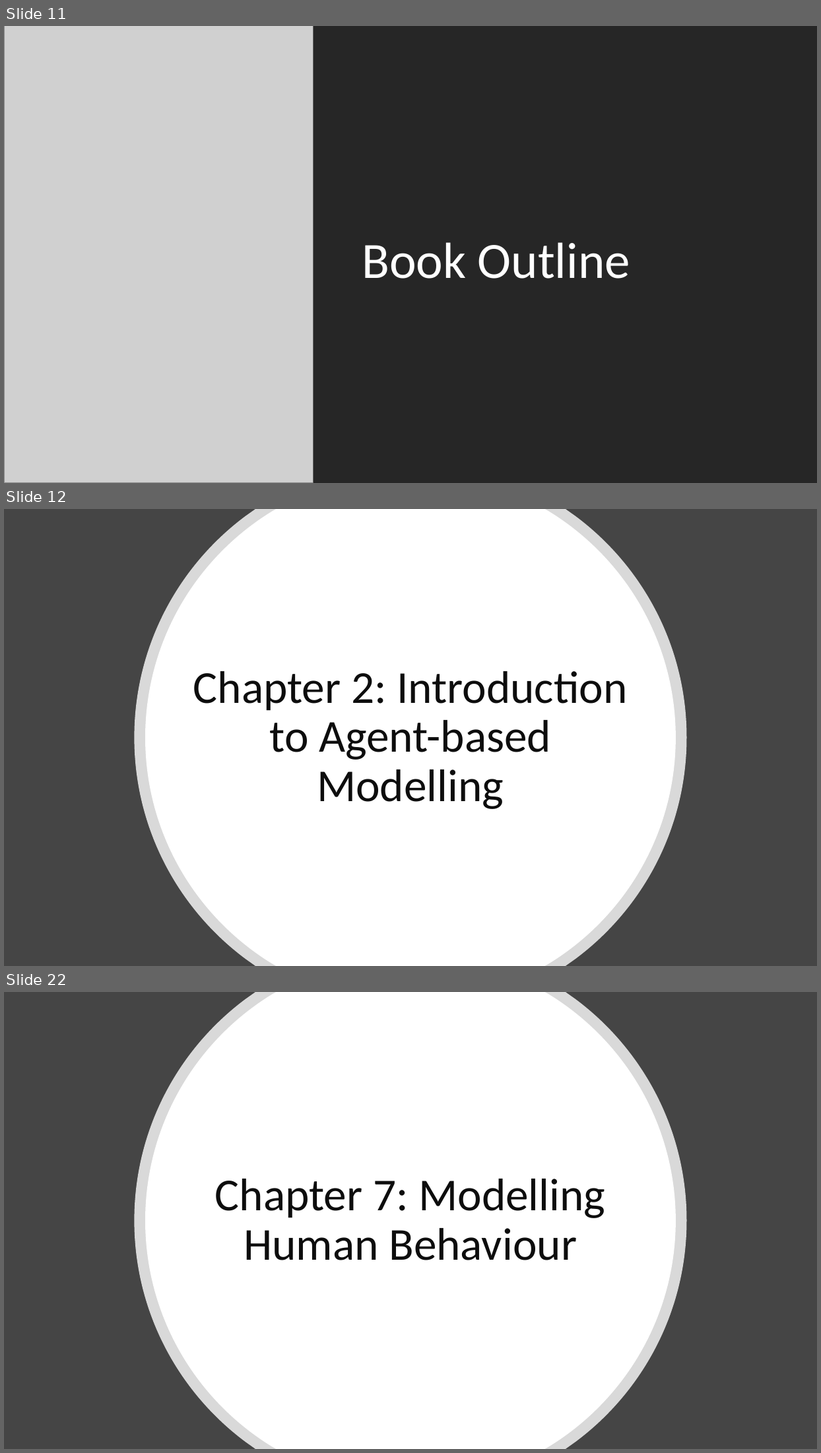
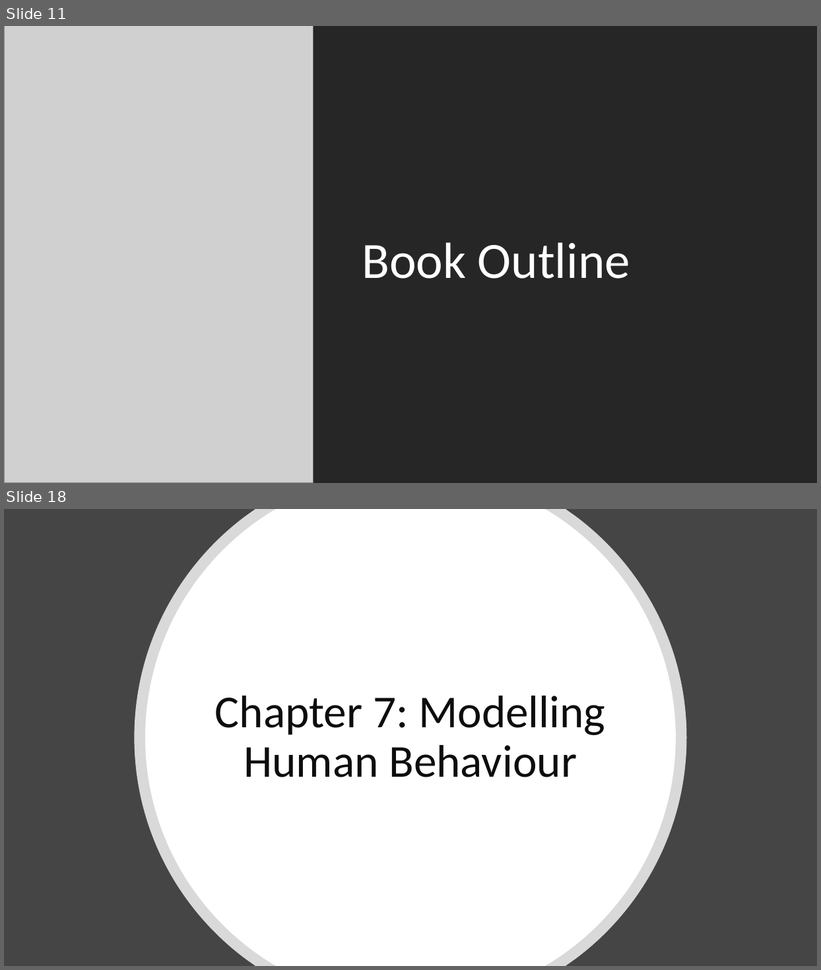
Before and after one commit to abmgis/abmgis, a slide deck: Chapter01-ABMGIS/Chapter1.pptx. Shown one above the other, each under a label of ours: slides 11, 12 and 22 before the commit, slides 11 and 18 after it; the slides between them are not shown. The pictures are 821x1453 and 821x970 pixels, drawn with LibreOffice and Linux fonts; fonts in the diff are those of the drawing; grey boxes stand for pictures. Boxes give left, top, right and bottom in pixels: in the first picture for what was removed or moved away, otherwise in the second. Text is boxed around its words. In the diff, an @@ line names an element or a change of style, - is before the commit and + after.

```diff
--- a/Chapter01-ABMGIS/Chapter1.pptx
+++ b/Chapter01-ABMGIS/Chapter1.pptx
@@ slide 12 removed at bbox=[4, 509, 817, 966], background #454545 @@
@@ freeform shape removed at bbox=[135, 509, 687, 966] @@
@@ freeform shape removed at bbox=[145, 509, 677, 966] @@
@@ title removed at bbox=[193, 671, 627, 809] @@
-Chapter 2: Introduction to Agent-based Modelling
@@ what was slide 22 is now slide 18 @@
```
Also in this commit, not shown: 3 slides changed, 8 slides added, 10 other slides removed.
